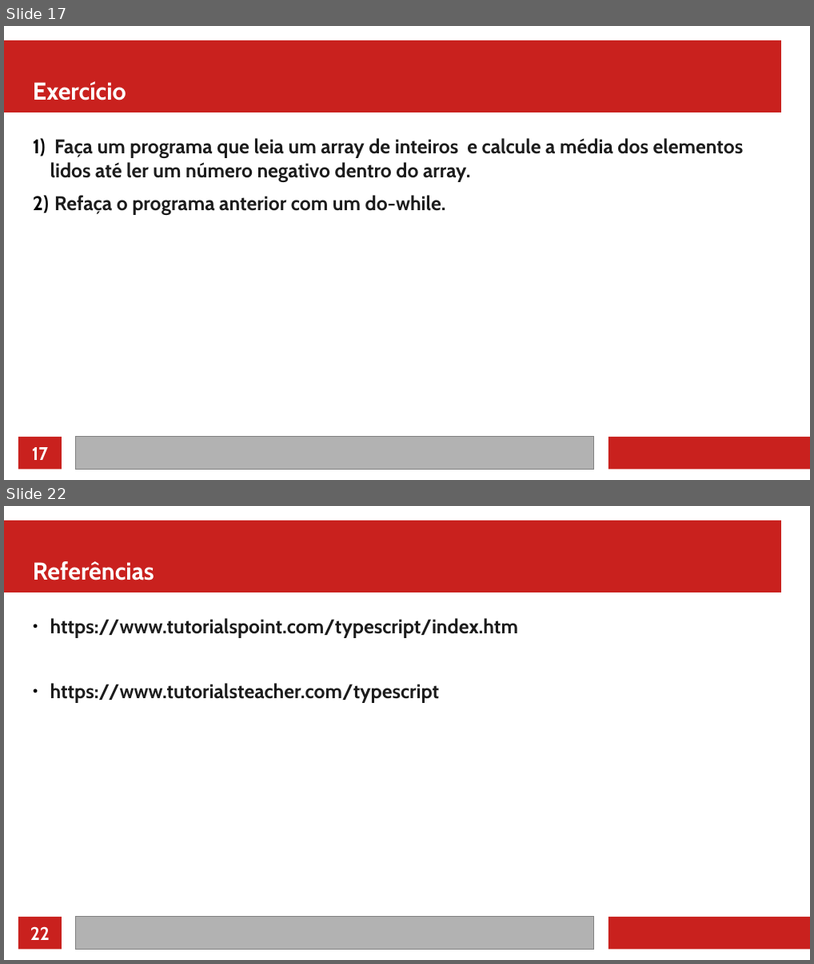
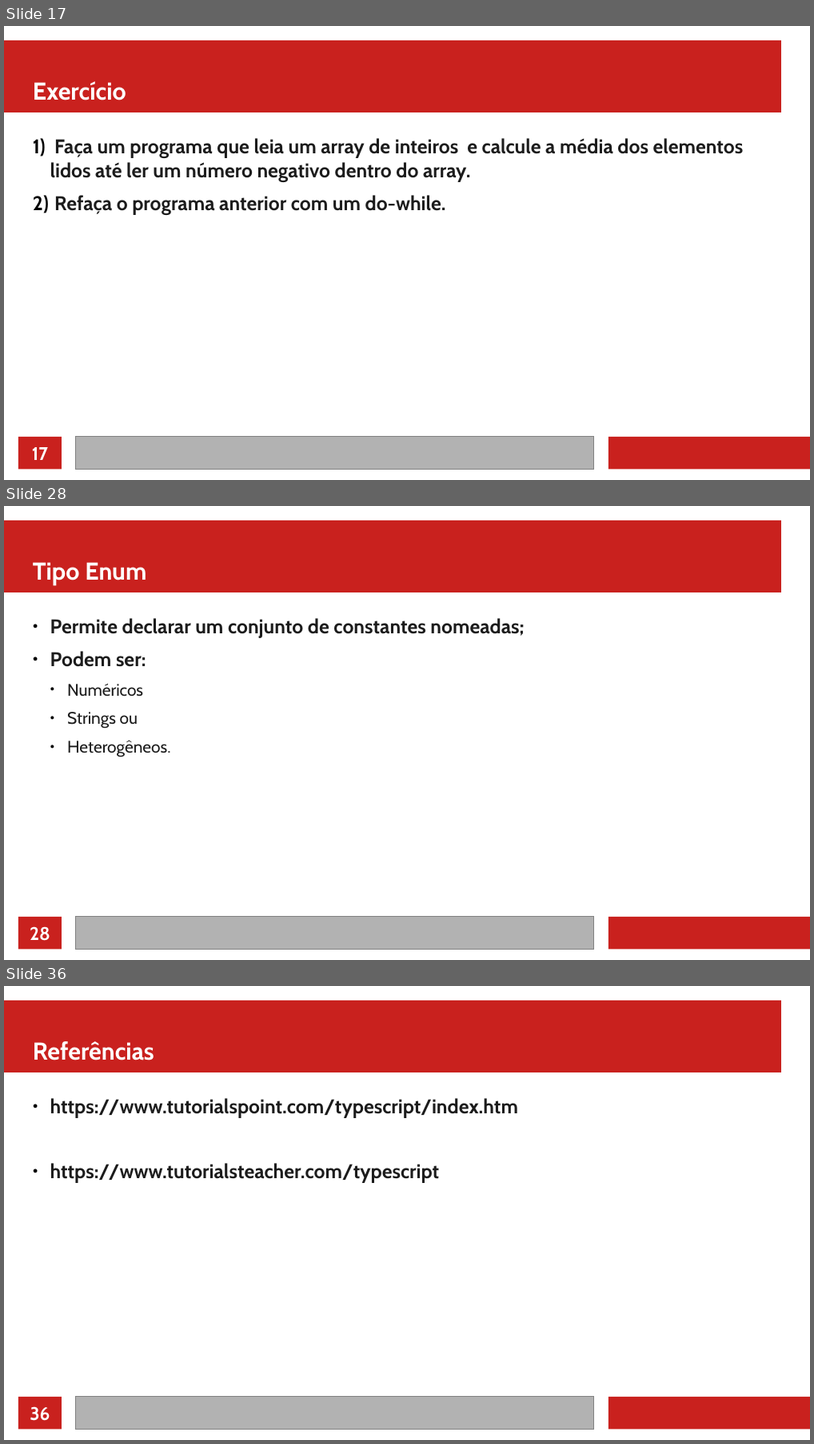
Before and after one commit to jeffersoncarvalho/ufc_2022_1, a slide deck: PD/02 - Ifs Loops e Funções.odp. Shown one above the other, each under a label of ours: slides 17 and 22 before the commit, slides 17, 28 and 36 after it; the slides between them are not shown. The pictures are 814x964 and 814x1444 pixels, drawn with LibreOffice and Linux fonts; fonts in the diff are those of the drawing. Boxes give left, top, right and bottom in pixels: in the first picture for what was removed or moved away, otherwise in the second. Text is boxed around its words. In the diff, an @@ line names an element or a change of style, - is before the commit and + after.

```diff
--- a/PD/02 - Ifs Loops e Funções.odp
+++ b/PD/02 - Ifs Loops e Funções.odp
@@ slide 28 added at box(4, 506, 810, 960), background #FFFFFF; not listed: 4 template elements that a slide beside it also shows @@
@@ title added at box(33, 562, 146, 585), 24 pt, text #FFFFFF, bold @@
+Tipo Enum
@@ text added at box(50, 618, 524, 757), 19.5 pt, text #1C1C1C, bold @@
+● Permite declarar um conjunto de constantes nomeadas;
+● Podem ser:
+  ● Numéricos
+  ● Strings ou
+  ● Heterogêneos.
@@ page number added at box(30, 926, 50, 940), 18 pt, text #FFFFFF, bold @@
+28
@@ what was slide 22 is now slide 36 @@
@@ page number at box(30, 1406, 50, 1420): text changed @@
-22
+36
```
Also in this commit, not shown: 4 slides changed, 13 other slides added, 35 other files.
